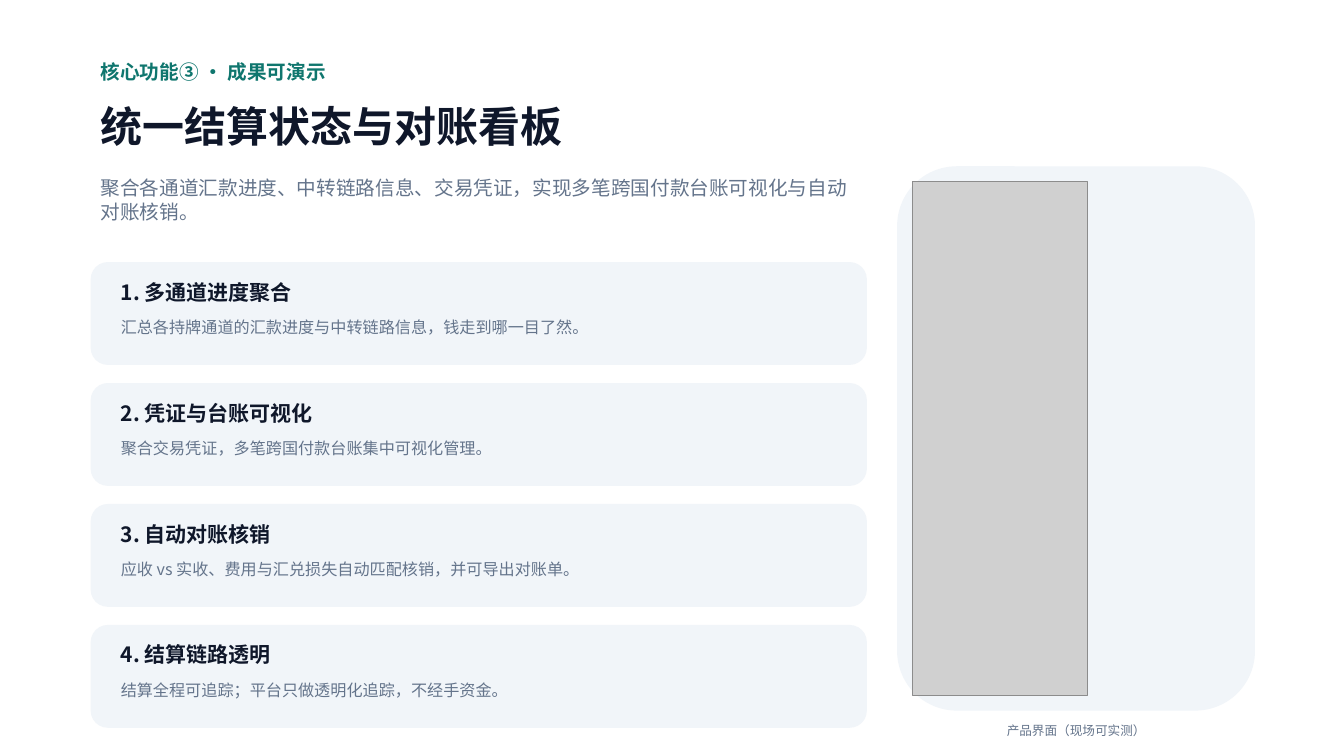
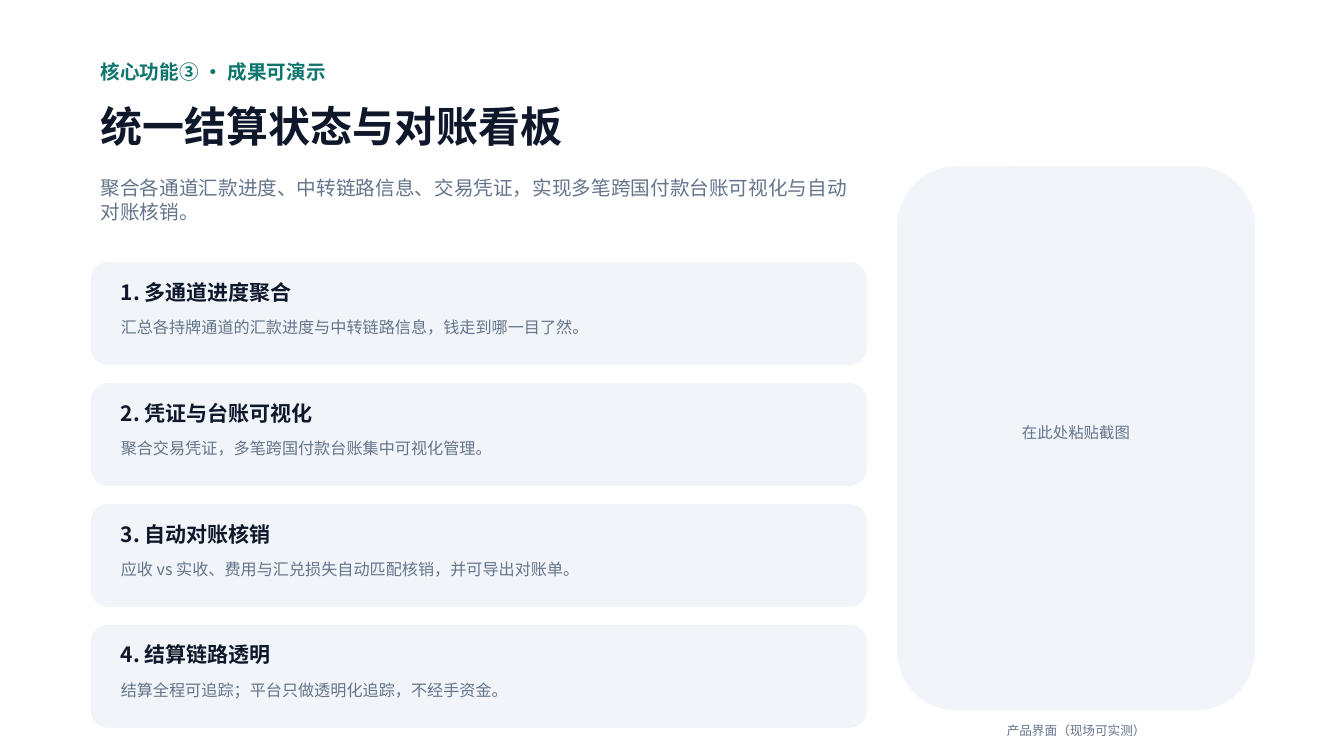
Before and after one commit to Michael-4753/flowguard-payout, a slide deck: slide 8 of public/FlowGuard-Hackathon-Pitch.pptx. Drawn at 1344x756 pixels with LibreOffice and Linux fonts; fonts in the diff are those of the drawing; grey boxes stand for pictures. Boxes give left, top, right and bottom in pixels: in the first picture for what was removed or moved away, otherwise in the second. Text is boxed around its words. In the diff, an @@ line names an element or a change of style, - is before the commit and + after.

```diff
--- a/public/FlowGuard-Hackathon-Pitch.pptx
+++ b/public/FlowGuard-Hackathon-Pitch.pptx
@@ picture removed at (912,181,1088,696) @@
@@ text added at (1022,425,1130,439), 11 pt, text #64748B @@
+在此处粘贴截图
```
Also in this commit, not shown: 3 other slides changed, 1 other file.
